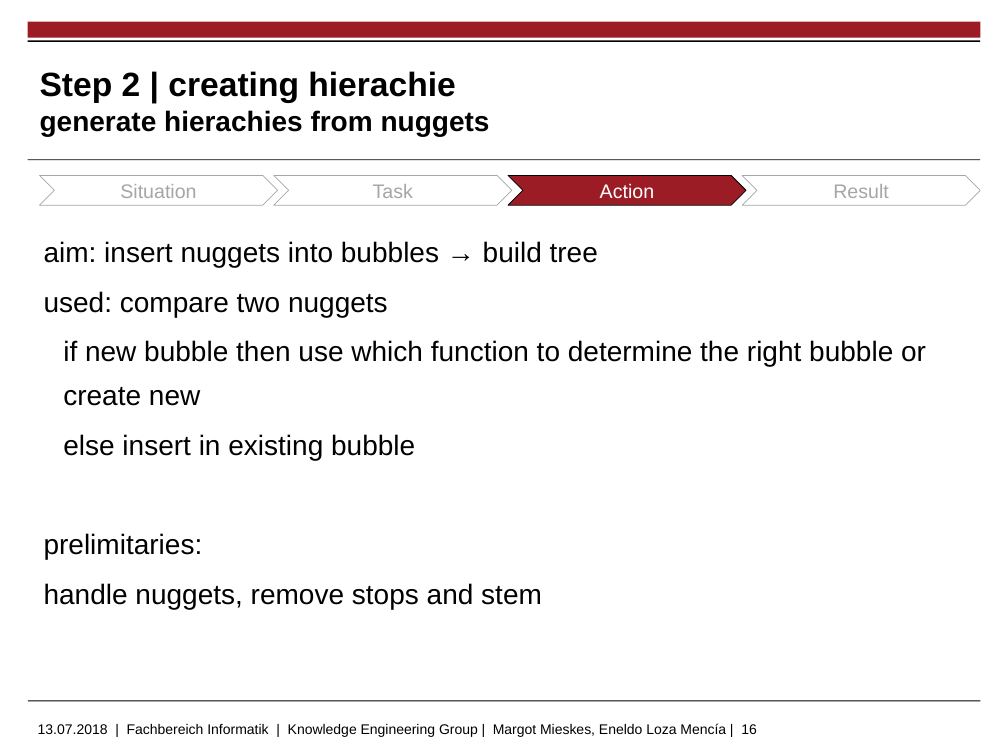
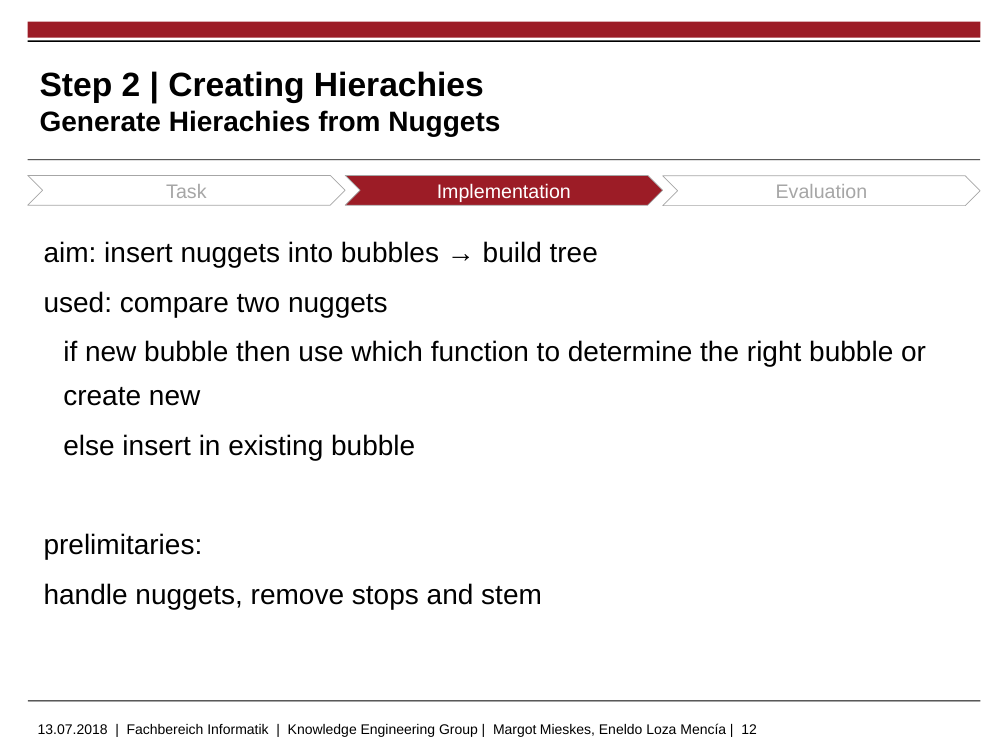
Before and after one commit to markushoehn/Auto_TextSum, a slide deck: slide 12 of presentation/20180713 Gruppe 5 - final.pptx (slide 16 before the commit). Drawn at 1008x756 pixels with LibreOffice and Linux fonts; fonts in the diff are those of the drawing; background and template pictures are left out. Boxes give left, top, right and bottom in pixels: in the first picture for what was removed or moved away, otherwise in the second. Text is boxed around its words. In the diff, an @@ line names an element or a change of style, - is before the commit and + after.

```diff
--- a/presentation/20180713 Gruppe 5 - final.pptx
+++ b/presentation/20180713 Gruppe 5 - final.pptx
@@ title at (40, 71, 500, 136): text changed @@
-Step 2 | creating hierachie
-generate hierachies from nuggets
+Step 2 | Creating Hierachies
+Generate Hierachies from Nuggets
@@ chevron "Task": place and size @@
-chevron "Task" at (274, 175, 512, 206)
+chevron "Task" at (28, 175, 346, 206)
@@ chevron removed at (39, 175, 277, 206) @@
-Situation
@@ chevron added at (346, 175, 663, 206), fill #9C1C26, outline #A6A6A6 0.5 pt, 14 pt, text #FFFFFF @@
+Implementation
@@ chevron removed at (508, 175, 746, 206) @@
-Action
@@ chevron added at (663, 175, 981, 206), fill #FFFFFF, outline #A6A6A6 0.5 pt, 14 pt, text #A6A6A6 @@
+Evaluation
@@ chevron removed at (742, 175, 980, 206) @@
-Result
@@ text at (38, 723, 757, 737): text changed @@
-13.07.2018 | Fachbereich Informatik | Knowledge Engineering Group | Margot Mieskes, Eneldo Loza Mencía | 16
+13.07.2018 | Fachbereich Informatik | Knowledge Engineering Group | Margot Mieskes, Eneldo Loza Mencía | 12
```
Also in this commit, not shown: 29 other slides changed, 4 slides added, 10 slides removed, 11 other files.
